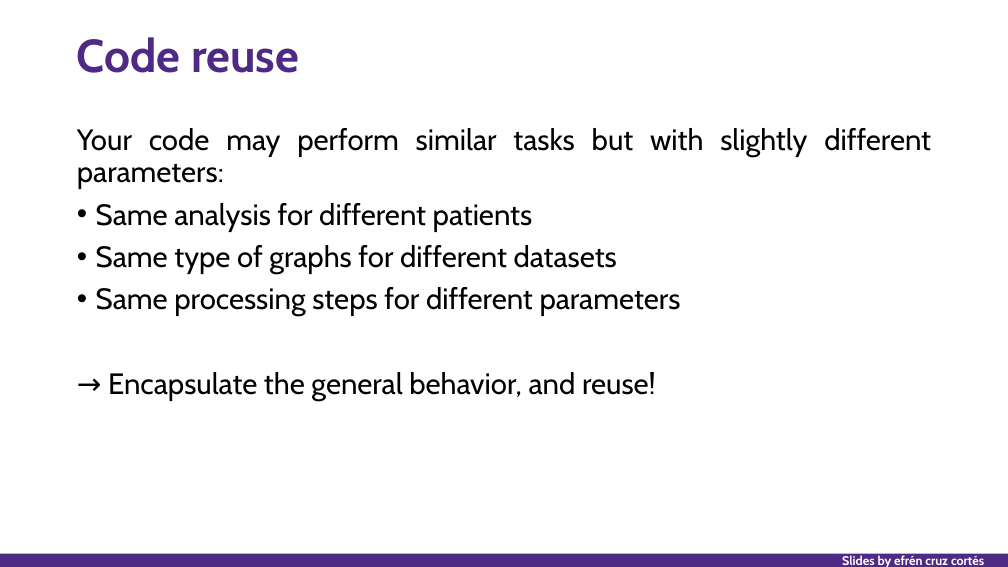
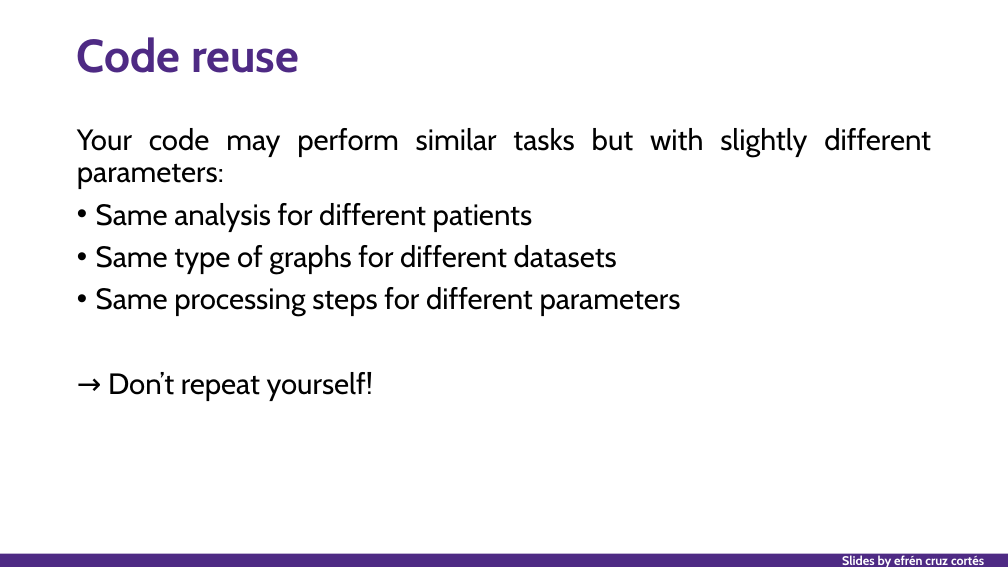
Before and after one commit to nuitrcs/researchers_guide_to_code_organization, a slide deck: slide 11 of researchers_guide_to_code_organization_day_2.pptx (slide 9 before the commit). Drawn at 1008x567 pixels with LibreOffice and Linux fonts; fonts in the diff are those of the drawing. Boxes give left, top, right and bottom in pixels: in the first picture for what was removed or moved away, otherwise in the second. Text is boxed around its words. In the diff, an @@ line names an element or a change of style, - is before the commit and + after.

```diff
--- a/researchers_guide_to_code_organization_day_2.pptx
+++ b/researchers_guide_to_code_organization_day_2.pptx
@@ text at box(108, 372, 373, 401): text changed @@
-→ Encapsulate the general behavior, and reuse!
+→ Don’t repeat yourself!
```
Also in this commit, not shown: 8 other slides changed, 34 slides added, 6 slides removed, 24 other files.
